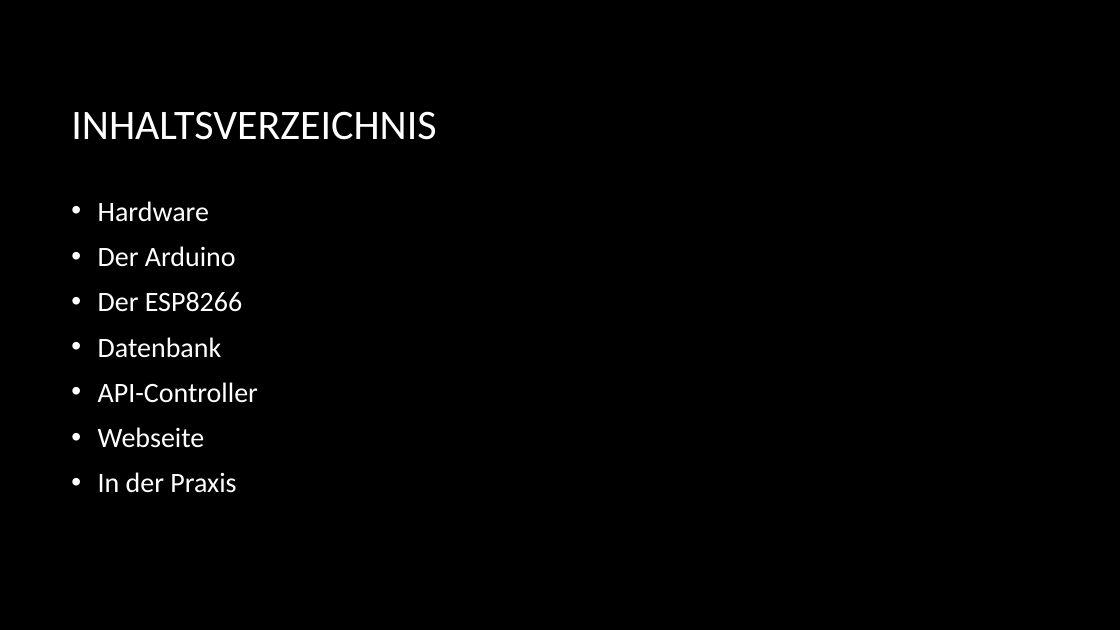
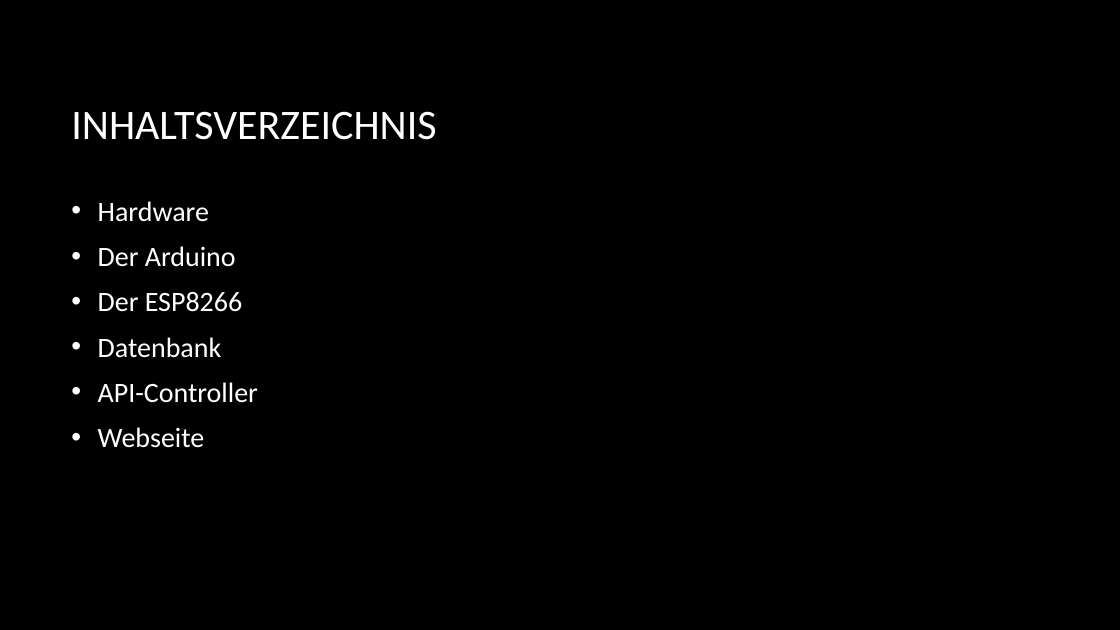
Before and after one commit to Killerponix/Wetterstation, a slide deck: slide 2 of Wetterstation mit datenbank und webseite.pptx. Drawn at 1120x630 pixels with LibreOffice and Linux fonts; fonts in the diff are those of the drawing; background and template pictures are left out. Boxes give left, top, right and bottom in pixels: in the first picture for what was removed or moved away, otherwise in the second. Text is boxed around its words. In the diff, an @@ line names an element or a change of style, - is before the commit and + after.

```diff
--- a/Wetterstation mit datenbank und webseite.pptx
+++ b/Wetterstation mit datenbank und webseite.pptx
@@ text at (98, 472, 236, 493): paragraph removed @@
-• In der Praxis
```
Also in this commit, not shown: 4 other slides changed, 2 slides removed.
